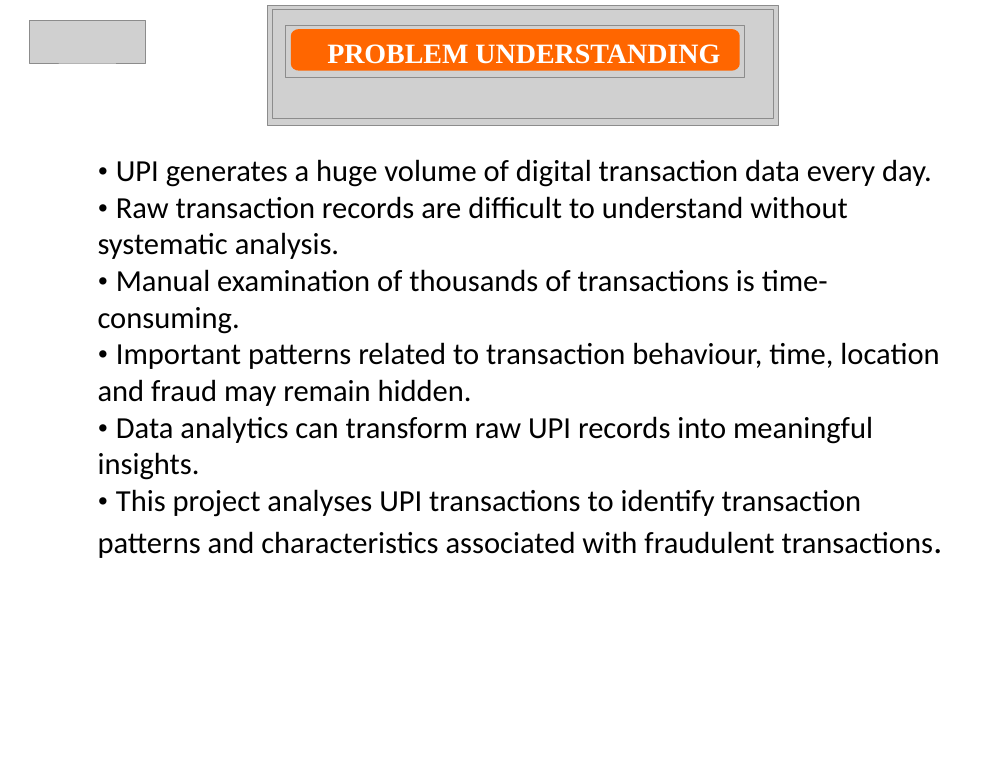
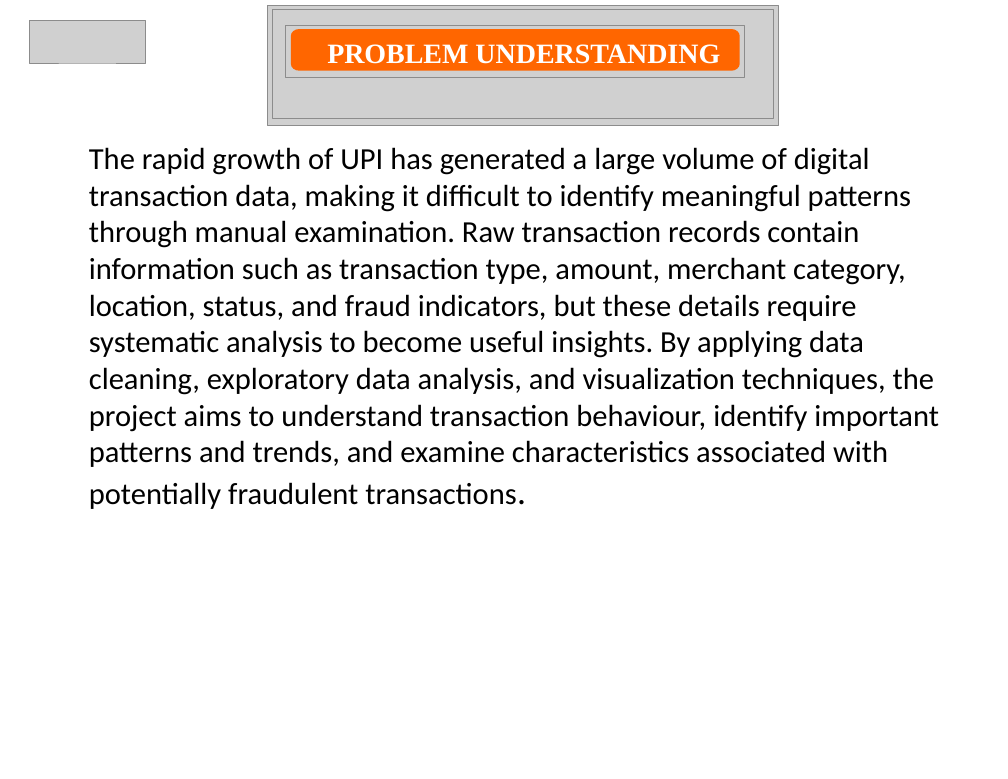
Before and after one commit to ManojReddyTetala/UPI-Transaction-Analysis, a slide deck: slide 3 of PPTs/REVIEW - 2.pptx. Drawn at 1008x779 pixels with LibreOffice and Linux fonts; fonts in the diff are those of the drawing; grey boxes stand for pictures. Boxes give left, top, right and bottom in pixels: in the first picture for what was removed or moved away, otherwise in the second. Text is boxed around its words. In the diff, an @@ line names an element or a change of style, - is before the commit and + after.

Commit message:
Update project files

```diff
--- a/PPTs/REVIEW - 2.pptx
+++ b/PPTs/REVIEW - 2.pptx
@@ text at (89,147,939,509): text changed @@
-• UPI generates a huge volume of digital transaction data every day.
-• Raw transaction records are difficult to understand without systematic analysis.
-• Manual examination of thousands of transactions is time-consuming.
-• Important patterns related to transaction behaviour, time, location and fraud may remain hidden.
-• Data analytics can transform raw UPI records into meaningful insights.
-• This project analyses UPI transactions to identify transaction patterns and characteristics associated with fraudulent transactions.
+The rapid growth of UPI has generated a large volume of digital transaction data, making it difficult to identify meaningful patterns through manual examination. Raw transaction records contain information such as transaction type, amount, merchant category, location, status, and fraud indicators, but these details require systematic analysis to become useful insights. By applying data cleaning, exploratory data analysis, and visualization techniques, the project aims to understand transaction behaviour, identify important patterns and trends, and examine characteristics associated with potentially fraudulent transactions.
```
Also in this commit, not shown: 2 other slides changed.
